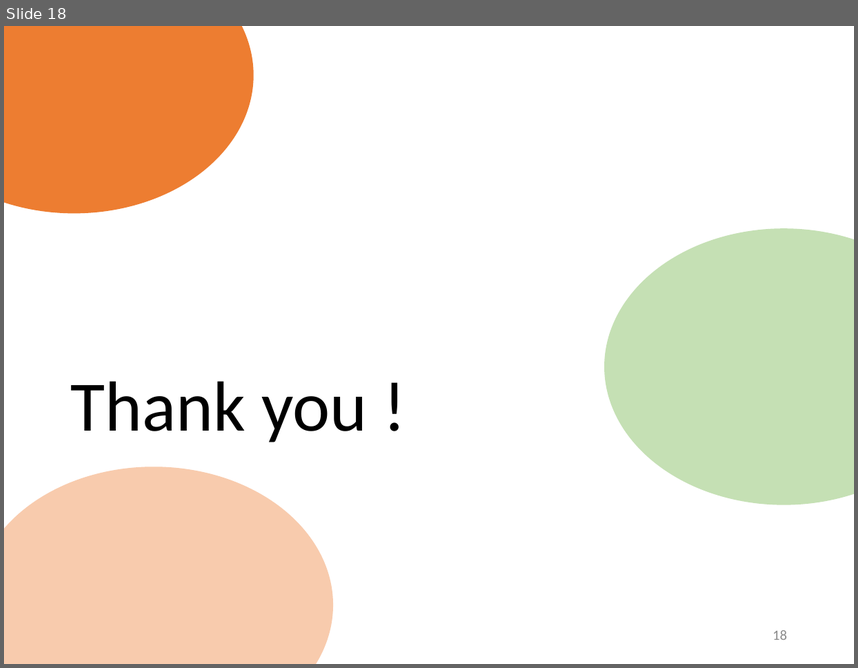
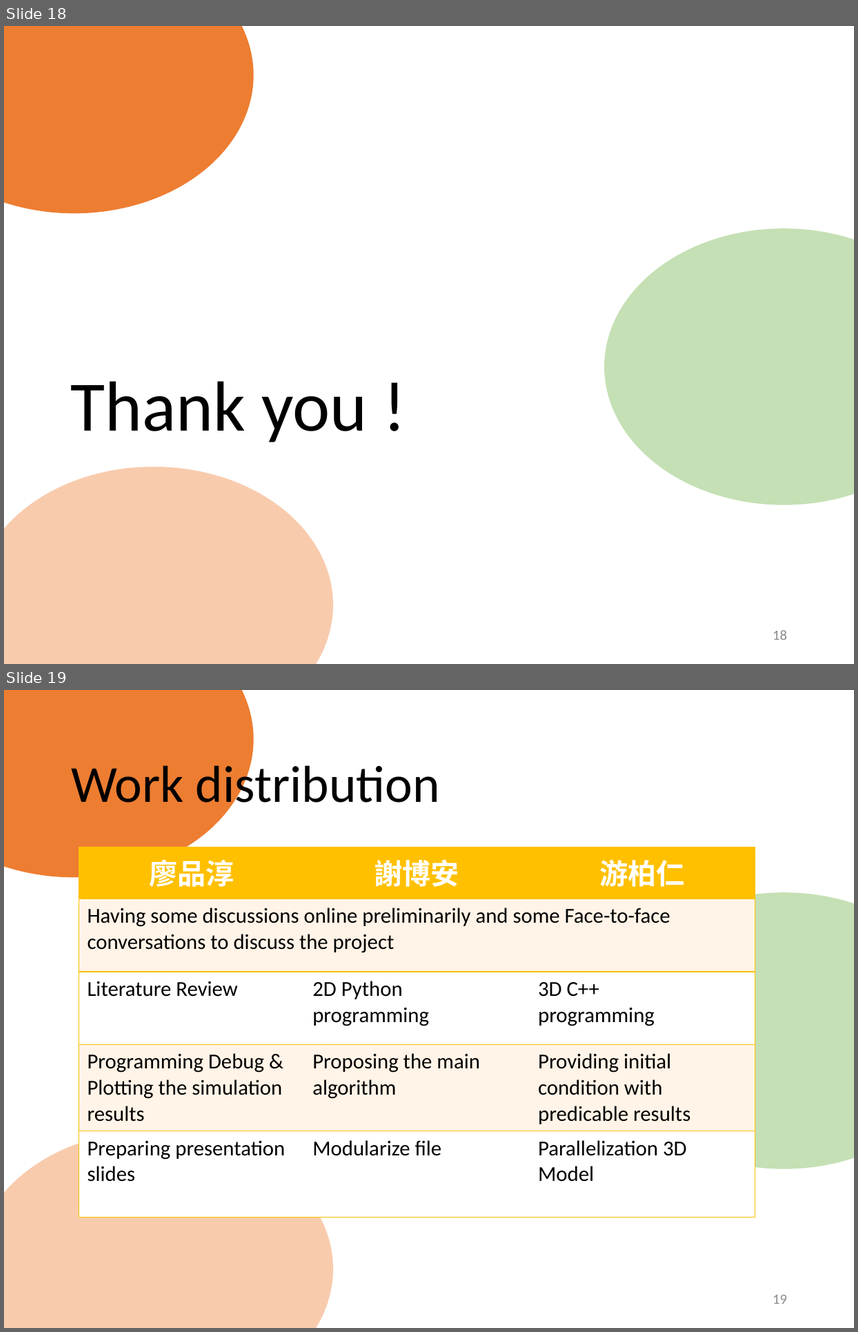
Before and after one commit to b08202012/tree-algorithm-for-self-gravity, a slide deck: Final project_G03_Tree Algorithm.pptx. Shown one above the other, each under a label of ours: slide 18 before the commit, slides 18 and 19 after it. The pictures are 858x668 and 858x1332 pixels, drawn with LibreOffice and Linux fonts; fonts in the diff are those of the drawing. Boxes give left, top, right and bottom in pixels: in the first picture for what was removed or moved away, otherwise in the second. Text is boxed around its words. In the diff, an @@ line names an element or a change of style, - is before the commit and + after.

Commit message:
Final project_G03_Tree Algorithm_with work distribution

```diff
--- a/Final project_G03_Tree Algorithm.pptx
+++ b/Final project_G03_Tree Algorithm.pptx
@@ slide 19 added at [4,690,854,1328], background #FFFFFF @@
@@ ellipse added at [4,690,253,877], fill #ED7D31 @@
@@ title added at [71,759,440,814], 44 pt, text #000000 @@
+Work distribution
@@ table added at [79,847,755,1214], 5 rows, 3 columns @@
+廖品淳 | 謝博安 | 游柏仁
+Having some discussions online preliminarily and some Face-to-face conversations to discuss the project |  | 
+Literature Review | 2D Python programming | 3D C++ / programming
+Programming Debug & Plotting the simulation results | Proposing the main algorithm | Providing initial condition with predicable results
+Preparing presentation slides | Modularize file | Parallelization 3D Model
@@ ellipse added at [604,892,854,1169], fill #C5E0B4 @@
@@ ellipse added at [4,1130,333,1328], fill #F8CBAD @@
@@ page number added at [773,1294,787,1303], 12 pt, text #8C8C8C @@
+19
```
